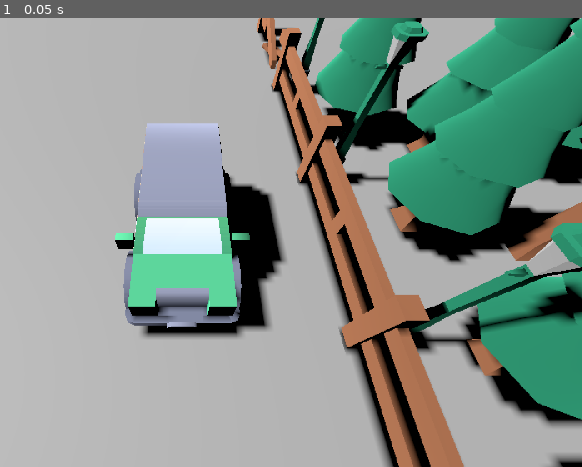
Above: before the commit, frame 1.
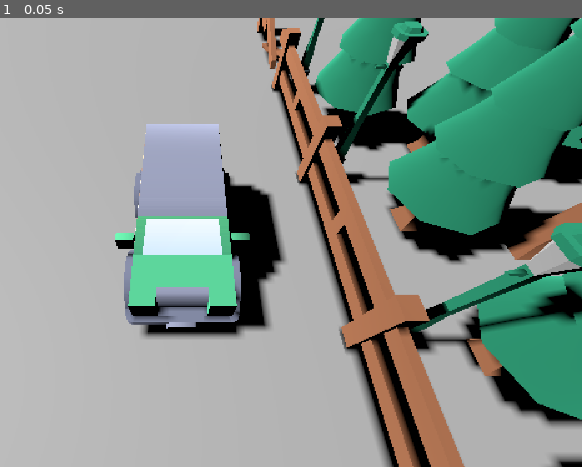
Above: after the commit, the same moment.

Repository: StudioBiwako/greenhill
Game: Godot game, scene res://levels/carShaderArtTest/CarShaderArtTest.tscn
Two runs of this game, one before a commit and one after it. Both use one fixed random seed, a clock stepped at 60 frames per second and the inputs below. This scene is started directly instead of the project's main scene.
Inputs:
- Up to frame 1 (0.05 s): no input

The runs differ from the first frame. In frame 1, 1.6% of the frame differs, in the area x 19-100%, y 0-100%.

Commit message:
moved post processing to center camera, renamed shader

Diff:
--- a/components/Cameras/centerCamera/CenterCamera.tscn
+++ b/components/Cameras/centerCamera/CenterCamera.tscn
@@ -1,6 +1,29 @@
-[gd_scene load_steps=2 format=3 uid="uid://m8mqr5fyqgje"]
+[gd_scene load_steps=5 format=3 uid="uid://m8mqr5fyqgje"]
 
 [ext_resource type="Script" path="res://components/Cameras/centerCamera/CenterCamera.gd" id="1_dissn"]
+[ext_resource type="Shader" path="res://levels/carShaderArtTest/PixelizationShader.gdshader" id="2_uh3ka"]
+
+[sub_resource type="ShaderMaterial" id="ShaderMaterial_knxmn"]
+render_priority = 0
+shader = ExtResource("2_uh3ka")
+shader_parameter/depth_threshold = 0.05
+shader_parameter/reverse_depth_threshold = 0.25
+shader_parameter/normal_threshold = 0.6
+shader_parameter/darken_amount = 0.3
+shader_parameter/lighten_amount = 1.5
+shader_parameter/normal_edge_bias = Vector3(1, 1, 1)
+shader_parameter/light_direction = Vector3(-0.96, -0.18, 0.2)
+
+[sub_resource type="QuadMesh" id="QuadMesh_c8tqm"]
+material = SubResource("ShaderMaterial_knxmn")
+flip_faces = true
+size = Vector2(2, 2)
 
 [node name="CenterCamera3D" type="Camera3D"]
 script = ExtResource("1_dissn")
+
+[node name="MeshInstance3D" type="MeshInstance3D" parent="."]
+transform = Transform3D(1, 0, 0, 0, 1, 0, 0, 0, 1, 2.08165e-12, 2.08165e-12, 2.08165e-12)
+extra_cull_margin = 16384.0
+mesh = SubResource("QuadMesh_c8tqm")
+skeleton = NodePath("../..")
--- a/levels/carShaderArtTest/CarShaderArtTest.tscn
+++ b/levels/carShaderArtTest/CarShaderArtTest.tscn
@@ -1,9 +1,8 @@
-[gd_scene load_steps=15 format=3 uid="uid://dht3itt6v8jic"]
+[gd_scene load_steps=12 format=3 uid="uid://dht3itt6v8jic"]
 
 [ext_resource type="PackedScene" uid="uid://cc5tcvmhfg74c" path="res://components/Models/TestPlane/plane.tscn" id="1_7i035"]
 [ext_resource type="PackedScene" uid="uid://bhq8bb1ua5bhd" path="res://components/Models/Sedan/sedan.tscn" id="2_1t4in"]
 [ext_resource type="PackedScene" uid="uid://m8mqr5fyqgje" path="res://components/Cameras/centerCamera/CenterCamera.tscn" id="3_sg6c3"]
-[ext_resource type="Shader" path="res://levels/carShaderArtTest/pixelshadertest.gdshader" id="4_5cd0v"]
 [ext_resource type="PackedScene" uid="uid://cxacmgyxadq2k" path="res://components/Models/Trees/GLTF format/fence.glb" id="5_k4pm8"]
 [ext_resource type="PackedScene" uid="uid://bvtg2apc0jv8c" path="res://components/Models/Trees/GLTF format/tree.glb" id="6_tn2hy"]
 [ext_resource type="PackedScene" uid="uid://dskjo0p3unb6r" path="res://components/Models/Trees/GLTF format/lantern.glb" id="7_1nb3e"]
@@ -12,22 +11,6 @@
 [ext_resource type="PackedScene" uid="uid://8tstd7d5ym4n" path="res://components/Models/Trees/GLTF format/treeHighCrooked.glb" id="10_f5r14"]
 [ext_resource type="PackedScene" uid="uid://c4gsfrcoqc0cm" path="res://components/Models/Cars/GLB format/suv.glb" id="11_6cyyt"]
 [ext_resource type="PackedScene" uid="uid://drm2ld5kgnjth" path="res://components/Models/Trees/GLTF format/fenceBroken.glb" id="12_nyguq"]
-
-[sub_resource type="ShaderMaterial" id="ShaderMaterial_knxmn"]
-render_priority = 0
-shader = ExtResource("4_5cd0v")
-shader_parameter/depth_threshold = 0.05
-shader_parameter/reverse_depth_threshold = 0.25
-shader_parameter/normal_threshold = 0.6
-shader_parameter/darken_amount = 0.3
-shader_parameter/lighten_amount = 1.5
-shader_parameter/normal_edge_bias = Vector3(1, 1, 1)
-shader_parameter/light_direction = Vector3(-0.96, -0.18, 0.2)
-
-[sub_resource type="QuadMesh" id="QuadMesh_kciu5"]
-material = SubResource("ShaderMaterial_knxmn")
-flip_faces = true
-size = Vector2(2, 2)
 
 [node name="CarShaderArtTest" type="Node3D"]
 
@@ -39,11 +22,11 @@
 grow_horizontal = 2
 grow_vertical = 2
 stretch = true
-stretch_shrink = 2
+stretch_shrink = 3
 
 [node name="SubViewport" type="SubViewport" parent="SubViewportContainer"]
 handle_input_locally = false
-size = Vector2i(960, 540)
+size = Vector2i(640, 360)
 render_target_update_mode = 4
 
 [node name="DirectionalLight3D" type="DirectionalLight3D" parent="SubViewportContainer/SubViewport"]
@@ -61,12 +44,6 @@
 [node name="CenterCamera3D" parent="SubViewportContainer/SubViewport" node_paths=PackedStringArray("centerObject") instance=ExtResource("3_sg6c3")]
 transform = Transform3D(1, 0, 0, 0, 1, 0, 0, 0, 1, -3.53852, 0.0146324, 2.58451)
 centerObject = NodePath("../../../suv")
-
-[node name="MeshInstance3D" type="MeshInstance3D" parent="SubViewportContainer/SubViewport/CenterCamera3D"]
-transform = Transform3D(1, 0, 0, 0, 1, 0, 0, 0, 1, 3.53852, -0.0146324, -2.58451)
-extra_cull_margin = 16384.0
-mesh = SubResource("QuadMesh_kciu5")
-skeleton = NodePath("../..")
 
 [node name="fence2" parent="." instance=ExtResource("5_k4pm8")]
 transform = Transform3D(-8.74228e-08, 6.97574e-16, 2, 6.97574e-16, 2, -6.97574e-16, -2, 6.97574e-16, -8.74228e-08, -1.30296, 0.0146324, -2.69429)
--- a/levels/carShaderArtTest/pixelation.tres
+++ /dev/null
@@ -1,94 +0,0 @@
-[gd_resource type="VisualShader" load_steps=7 format=3 uid="uid://oh61y44h6e0p"]
-
-[sub_resource type="VisualShaderNodeInput" id="VisualShaderNodeInput_kut64"]
-output_port_for_preview = 0
-input_name = "uv"
-
-[sub_resource type="VisualShaderNodeFloatParameter" id="VisualShaderNodeFloatParameter_cxjbm"]
-parameter_name = "Pixelator"
-hint = 2
-min = 256.0
-max = 512.0
-step = 2.0
-default_value_enabled = true
-default_value = 5.0
-
-[sub_resource type="VisualShaderNodeVectorOp" id="VisualShaderNodeVectorOp_bl2hi"]
-output_port_for_preview = 0
-default_input_values = [0, Vector2(0, 0), 1, Vector2(0, 0)]
-op_type = 0
-operator = 2
-
-[sub_resource type="VisualShaderNodeVectorFunc" id="VisualShaderNodeVectorFunc_hrffy"]
-output_port_for_preview = 0
-default_input_values = [0, Vector2(0, 0)]
-op_type = 0
-function = 17
-
-[sub_resource type="VisualShaderNodeVectorOp" id="VisualShaderNodeVectorOp_wtp4v"]
-output_port_for_preview = 0
-default_input_values = [0, Vector2(0, 0), 1, Vector2(0, 0)]
-op_type = 0
-operator = 3
-
-[sub_resource type="VisualShaderNodeTexture" id="VisualShaderNodeTexture_olqao"]
-source = 1
-
-[resource]
-code = "shader_type canvas_item;
-render_mode blend_mix;
-
-uniform float Pixelator : hint_range(256, 512, 2) = 5;
-uniform sampler2D screen_tex_frg_7 : hint_screen_texture;
-
-
-
-void fragment() {
-// Input:2
-	vec2 n_out2p0 = UV;
-
-
-// FloatParameter:3
-	float n_out3p0 = Pixelator;
-
-
-// VectorOp:4
-	vec2 n_out4p0 = n_out2p0 * vec2(n_out3p0);
-
-
-// VectorFunc:5
-	vec2 n_out5p0 = floor(n_out4p0);
-
-
-// VectorOp:6
-	vec2 n_out6p0 = n_out5p0 / vec2(n_out3p0);
-
-
-	vec4 n_out7p0;
-// Texture2D:7
-	n_out7p0 = texture(screen_tex_frg_7, n_out6p0);
-
-
-// Output:0
-	COLOR.rgb = vec3(n_out7p0.xyz);
-
-
-}
-"
-graph_offset = Vector2(-74.4681, -144.432)
-mode = 1
-flags/light_only = false
-nodes/fragment/0/position = Vector2(2060, -60)
-nodes/fragment/2/node = SubResource("VisualShaderNodeInput_kut64")
-nodes/fragment/2/position = Vector2(-280, -160)
-nodes/fragment/3/node = SubResource("VisualShaderNodeFloatParameter_cxjbm")
-nodes/fragment/3/position = Vector2(-280, 440)
-nodes/fragment/4/node = SubResource("VisualShaderNodeVectorOp_bl2hi")
-nodes/fragment/4/position = Vector2(500, -200)
-nodes/fragment/5/node = SubResource("VisualShaderNodeVectorFunc_hrffy")
-nodes/fragment/5/position = Vector2(860, -200)
-nodes/fragment/6/node = SubResource("VisualShaderNodeVectorOp_wtp4v")
-nodes/fragment/6/position = Vector2(1320, 280)
-nodes/fragment/7/node = SubResource("VisualShaderNodeTexture_olqao")
-nodes/fragment/7/position = Vector2(1690.24, -119.206)
-nodes/fragment/connections = PackedInt32Array(3, 0, 4, 1, 2, 0, 4, 0, 4, 0, 5, 0, 5, 0, 6, 0, 3, 0, 6, 1, 6, 0, 7, 0, 7, 0, 0, 0)
Renamed: levels/carShaderArtTest/pixelshadertest.gdshader -> levels/carShaderArtTest/PixelizationShader.gdshader
